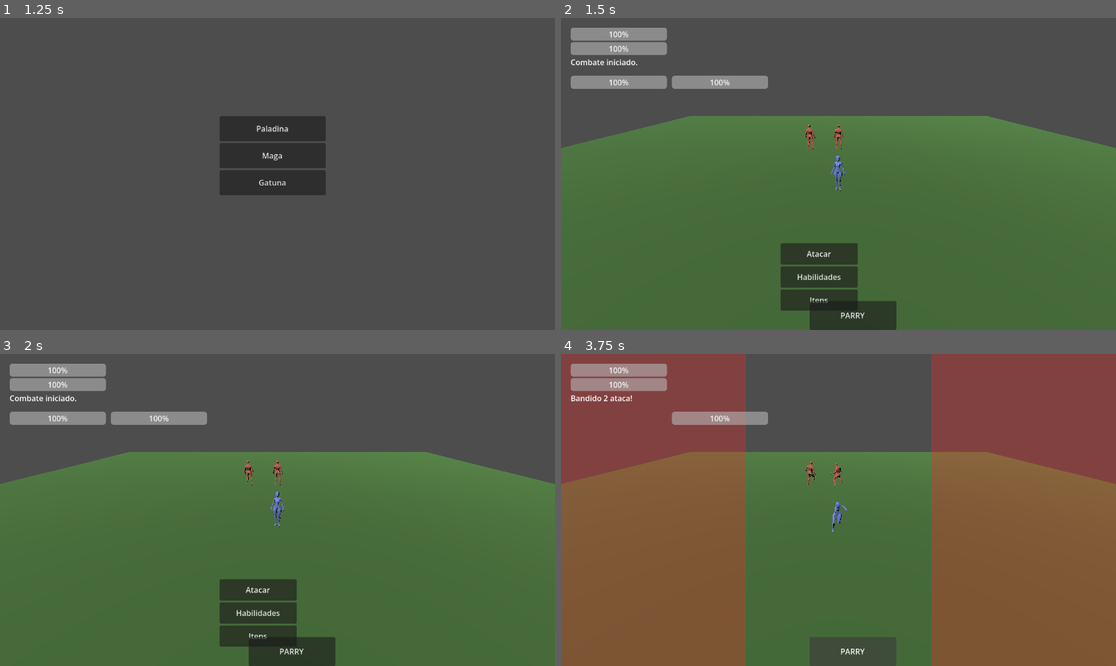
Above: before the commit, frames 1-4 (two rows, left to right).
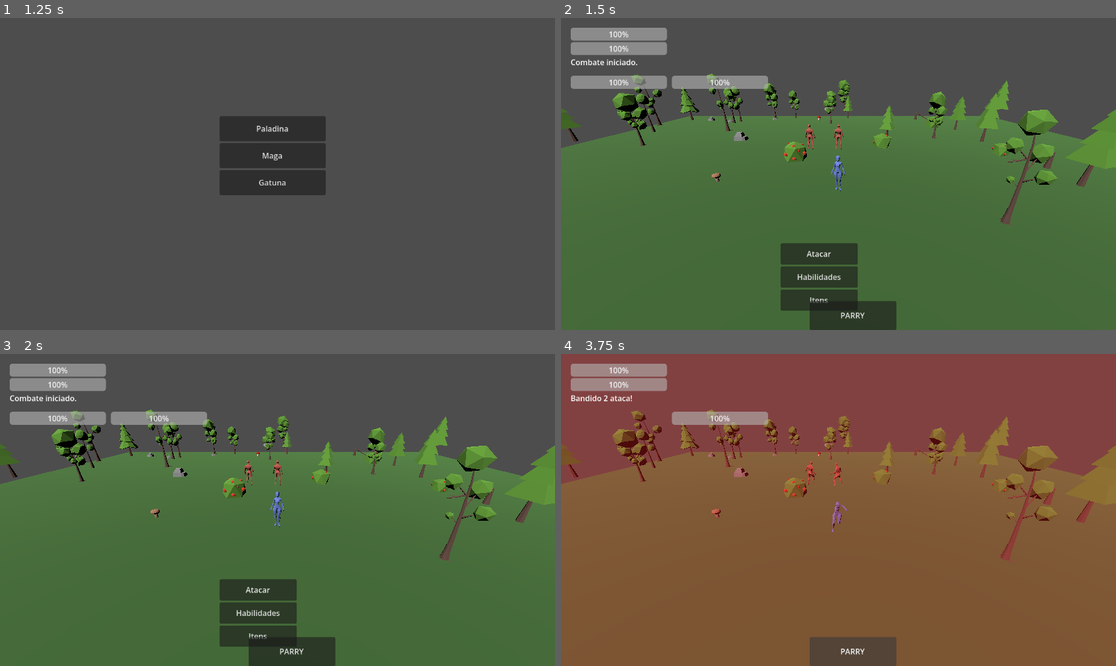
Above: after the commit, the same moments.

Repository: HRyutaro/RPG-mobile2.0
Game: Godot game, scene res://scenes/MainMenu.tscn
Two runs of this game, one before a commit and one after it. Both use one fixed random seed, a clock stepped at 60 frames per second and the inputs below.
Inputs:
- Up to frame 1 (1.25 s): click "Novo Jogo" at 0.5 s
- Up to frame 2 (1.5 s): click "Paladina" at 1.25 s
- Up to frame 3 (2 s): no input
- Up to frame 4 (3.75 s): click "Atacar" at 2 s; click "PARRY" at 2.75 s; click "PARRY" at 3.5 s

Frame 1 is identical in both runs. In frame 2, 4.8% of the frame differs, in the area x 0-100%, y 17-67%; in frame 3, 4.8%; in frame 4, 35%, in the area x 0-100%, y 0-100%.

Commit message:
feat(arte): floresta LowpolyNature ao redor da arena (50 props + colormap)
CenarioFloresta espalha arvores/arbustos/pedras/cogumelos num anel,
escalados p/ nao dominar os personagens, com o atlas de cor (NEAREST).
Level1 monta a floresta centrada na arena. Suite 27/27.

Diff:
--- /dev/null
+++ b/scripts/cenario_floresta.gd
@@ -0,0 +1,38 @@
+class_name CenarioFloresta
+extends Node3D
+## Espalha props de floresta (LowpolyNature) num anel ao redor da arena.
+
+const COLORMAP := "res://models/cenario/colormap.png"
+const ARVORES := ["SpringTree_01", "SpringTree_02", "SpringTree_03", "SpringTree_04", "SpringTree_05", "SpringTree_06", "FallenTree_01"]
+const MIUDOS := ["Bush_01", "Bush_02", "Bush_03", "Rock_01", "Rock_02", "Rock_03", "Mushroom_03", "Mushroom_08"]
+
+var _mat: StandardMaterial3D
+var total := 0
+
+func montar(centro: Vector3) -> void:
+	seed(20260710)
+	_mat = StandardMaterial3D.new()
+	_mat.albedo_texture = load(COLORMAP)
+	_mat.texture_filter = BaseMaterial3D.TEXTURE_FILTER_NEAREST # atlas de cor: sem bleeding
+	# arvores mais afastadas e menores; miudos mais perto
+	total += _scatter(ARVORES, centro, 7.0, 20.0, 30, 0.30, 0.45)
+	total += _scatter(MIUDOS, centro, 5.0, 13.0, 20, 0.40, 0.75)
+
+func _scatter(nomes: Array, centro: Vector3, r_in: float, r_out: float, qtd: int, s_min: float, s_max: float) -> int:
+	var ok := 0
+	for i in qtd:
+		var nome: String = nomes[randi() % nomes.size()]
+		var ps = load("res://models/cenario/%s.fbx" % nome)
+		if ps == null:
+			continue
+		var inst = ps.instantiate()
+		for mi in inst.find_children("*", "MeshInstance3D", true, false):
+			mi.material_override = _mat
+		var ang := randf() * TAU
+		var r: float = lerpf(r_in, r_out, randf())
+		inst.position = centro + Vector3(cos(ang) * r, 0, sin(ang) * r)
+		inst.rotation.y = randf() * TAU
+		inst.scale = Vector3.ONE * randf_range(s_min, s_max)
+		add_child(inst)
+		ok += 1
+	return ok
--- a/scripts/level1.gd
+++ b/scripts/level1.gd
@@ -33,6 +33,11 @@
 	cam.position = Vector3(0, 4.5, 8)
 	cam.rotation_degrees = Vector3(-25, 0, 0)
 	add_child(cam)
+
+	# floresta ao redor da arena (centro entre heroi e inimigos)
+	var floresta := CenarioFloresta.new()
+	add_child(floresta)
+	floresta.montar(Vector3(0, 0, -3))
 
 func _spawn_player() -> void:
 	_player = PlayerCombatant.new()
--- a/tools/inspect_fbx.gd
+++ /dev/null
@@ -1,35 +0,0 @@
-extends SceneTree
-
-func _init() -> void:
-	for p in [
-		"res://models/personagem/female/Female_Animation_Skeleton.FBX",
-		"res://models/personagem/female/Female_Base_Torso.FBX",
-		"res://models/personagem/female/Female_Base_Legs.FBX",
-		"res://models/personagem/female/Female_Head_1.FBX",
-		"res://models/personagem/female/anim/Female_Animation@Female_Idle.FBX",
-		"res://models/personagem/female/anim/Female_Animation@Female_Sword_Attacks.FBX",
-	]:
-		_inspect(p)
-	quit()
-
-func _inspect(path: String) -> void:
-	print("\n=== ", path, " ===")
-	var ps = load(path)
-	if ps == null:
-		print("  FALHOU AO CARREGAR")
-		return
-	var inst = ps.instantiate()
-	_walk(inst, 0)
-	inst.free()
-
-func _walk(n: Node, d: int) -> void:
-	var extra := ""
-	if n is MeshInstance3D and n.mesh != null:
-		extra = " MESH surfaces=%d aabb_size=%s" % [n.mesh.get_surface_count(), str(n.mesh.get_aabb().size)]
-	elif n is Skeleton3D:
-		extra = " SKELETON bones=%d" % n.get_bone_count()
-	elif n is AnimationPlayer:
-		extra = " ANIMPLAYER anims=%s" % str(n.get_animation_list())
-	print("  ".repeat(d), n.name, " [", n.get_class(), "]", extra)
-	for c in n.get_children():
-		_walk(c, d + 1)
Binary file added: models/cenario/Bush_01.fbx
Not shown, added: models/cenario/Bush_01.fbx.import
Binary file added: models/cenario/Bush_02.fbx
Not shown, added: models/cenario/Bush_02.fbx.import
Binary file added: models/cenario/Bush_03.fbx
Not shown, added: models/cenario/Bush_03.fbx.import
Binary file added: models/cenario/FallenTree_01.fbx
Not shown, added: models/cenario/FallenTree_01.fbx.import
Binary file added: models/cenario/Mushroom_03.fbx
Not shown, added: models/cenario/Mushroom_03.fbx.import
Binary file added: models/cenario/Mushroom_08.fbx
Not shown, added: models/cenario/Mushroom_08.fbx.import
(and 27 more such lines)
